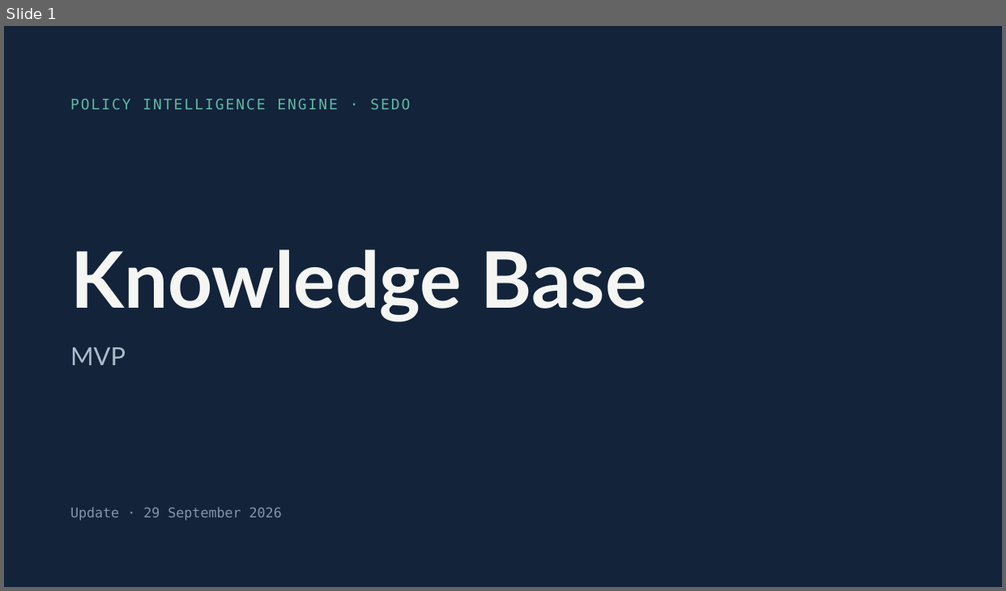
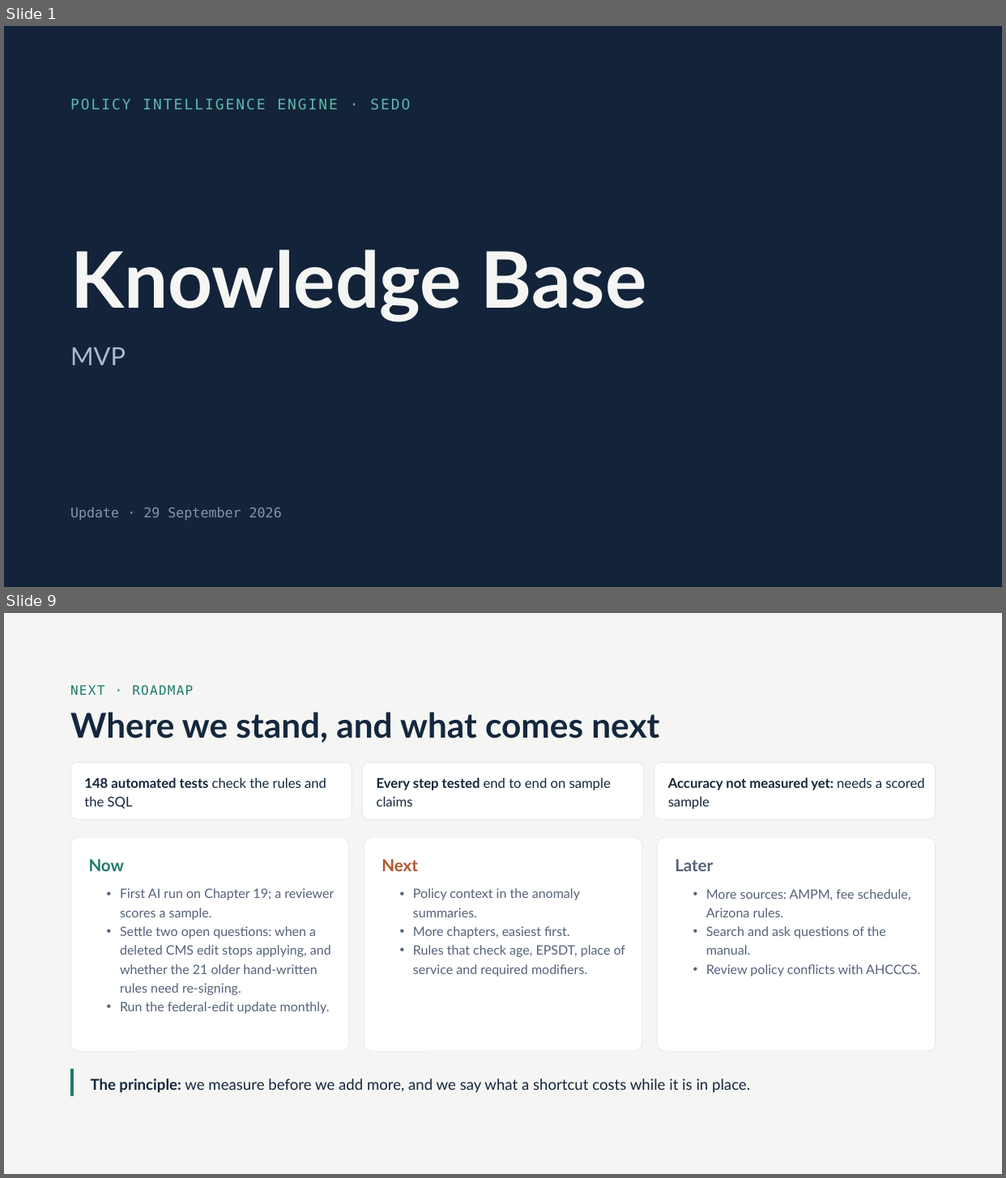
Before and after one commit to Sedozan/policy_intelligence, a slide deck: Knowledge Base MVP.pptx. Shown one above the other, each under a label of ours: slide 1 before the commit, slides 1 and 9 after it; the slides between them are not shown. The pictures are 1006x591 and 1006x1178 pixels, drawn with LibreOffice and Linux fonts; fonts in the diff are those of the drawing. Boxes give left, top, right and bottom in pixels: in the first picture for what was removed or moved away, otherwise in the second. Text is boxed around its words. In the diff, an @@ line names an element or a change of style, - is before the commit and + after.

```diff
--- a/Knowledge Base MVP.pptx
+++ b/Knowledge Base MVP.pptx
@@ slide 9 added at [4, 613, 1002, 1174], background #F5F6F4 @@
@@ text added at [70, 685, 193, 696], 12.5 pt, text #1F7A6B @@
+NEXT · ROADMAP
@@ text added at [70, 712, 659, 743], 33 pt, text #14273D, bold @@
+Where we stand, and what comes next
@@ rounded rectangle added at [70, 763, 351, 820], fill #FFFFFF, outline #E3E6E4 0.5 pt @@
@@ text added at [84, 777, 326, 809], 13 pt, text #14273D @@
+148 automated tests check the rules and the SQL
@@ rounded rectangle added at [363, 763, 643, 820], fill #FFFFFF, outline #E3E6E4 0.5 pt @@
@@ text added at [377, 777, 611, 807], 13 pt, text #14273D @@
+Every step tested end to end on sample claims
@@ rounded rectangle added at [654, 763, 936, 820], fill #FFFFFF, outline #E3E6E4 0.5 pt @@
@@ text added at [668, 777, 924, 809], 13 pt, text #14273D, bold @@
+Accuracy not measured yet: needs a scored sample
@@ rounded rectangle added at [70, 837, 349, 1052], fill #FFFFFF, outline #E3E6E4 0.5 pt @@
@@ rounded rectangle added at [364, 837, 642, 1052], fill #FFFFFF, outline #E3E6E4 0.5 pt @@
@@ rounded rectangle added at [658, 837, 936, 1052], fill #FFFFFF, outline #E3E6E4 0.5 pt @@
@@ text added at [89, 859, 124, 871], 16 pt, text #1F7A6B, bold @@
+Now
@@ text added at [381, 859, 418, 871], 16 pt, text #B4552E, bold @@
+Next
@@ text added at [675, 859, 713, 871], 16 pt, text #55627A, bold @@
+Later
@@ text added at [120, 888, 334, 1014], 12.5 pt, text #55627A @@
+• First AI run on Chapter 19; a reviewer scores a sample.
+• Settle two open questions: when a deleted CMS edit stops applying, and whether the 21 older hand-written rules need re-signing.
+• Run the federal-edit update monthly.
@@ text added at [413, 888, 626, 977], 12.5 pt, text #55627A @@
+• Policy context in the anomaly summaries.
+• More chapters, easiest first.
+• Rules that check age, EPSDT, place of service and required modifiers.
@@ text added at [706, 889, 920, 977], 12.5 pt, text #55627A @@
+• More sources: AMPM, fee schedule, Arizona rules.
+• Search and ask questions of the manual.
+• Review policy conflicts with AHCCCS.
@@ line added from (72, 1069) to (72, 1097), #1F7A6B 3 pt @@
@@ text added at [91, 1079, 750, 1093], 14.5 pt, text #14273D @@
+The principle: we measure before we add more, and we say what a shortcut costs while it is in place.
```
Also in this commit, not shown: 3 slides changed, 4 other slides added, 7 slides removed.
